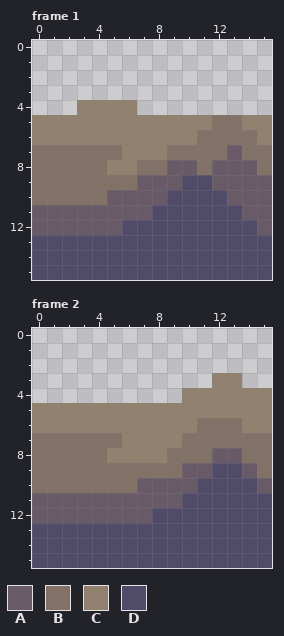
Edited in one commit: pixel-art file (levels_and_level_objects/water/waves_animation.aseprite). The picture above was drawn from the file before the commit.
16x16 pixels, 4 frames. Shown: frame 1, frame 2. The commit also changed other frames, which this record leaves out.
Visible layers, top first: "Layer 1 Copy", "Layer 1 Copy Copy", "Layer 1".
Palette (. is transparent): A #695a67  B #827167  C #92816e  D #504b68
Pixels before, frame 1, first column x 0:
 4 ...CCCC.........
 5 CCCCCCCCCCCCBBCC
 6 CCCCCCCCCCCBBBBC
 7 BBBBBBCCCBBBBABB
 8 BBBBBCCBBAABAAAB
 9 BBBBBBBAAADDAAAA
10 BBBBBAAAADDDDAAA
11 AAAAAAAADDDDDDAA
12 AAAAAADDDDDDDDDA
13 DDDDDDDDDDDDDDDD
14 DDDDDDDDDDDDDDDD
15 DDDDDDDDDDDDDDDD
Pixels before, frame 2, first column x 0:
 3 ............CC..
 4 ..........CCCCCC
 5 CCCCCCCCCCCCCCCC
 6 CCCCCCCCCCCBBBCC
 7 BBBBBBCCCCBBBBBB
 8 BBBBBCCCCBBBAABB
 9 BBBBBBBBBBAADDAB
10 BBBBBBBAAAADDDDA
11 AAAAAAAAAADDDDDD
12 AAAAAAAADDDDDDDD
13 DDDDDDDDDDDDDDDD
14 DDDDDDDDDDDDDDDD
15 DDDDDDDDDDDDDDDD
After:
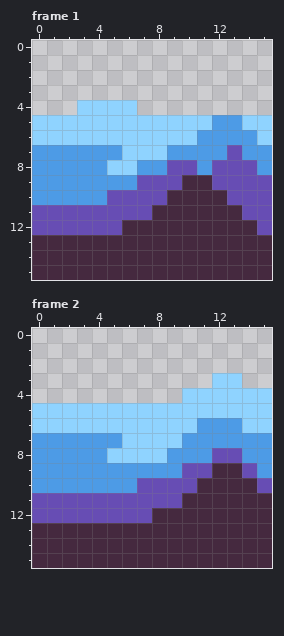
Change:
layer "Layer 1 Copy Copy" removed
layer "Layer 1 Copy" removed
colour A: #695a67 -> #674db4
colour B: #827167 -> #4d9be6
colour C: #92816e -> #8fd3ff
colour D: #504b68 -> #45293f
